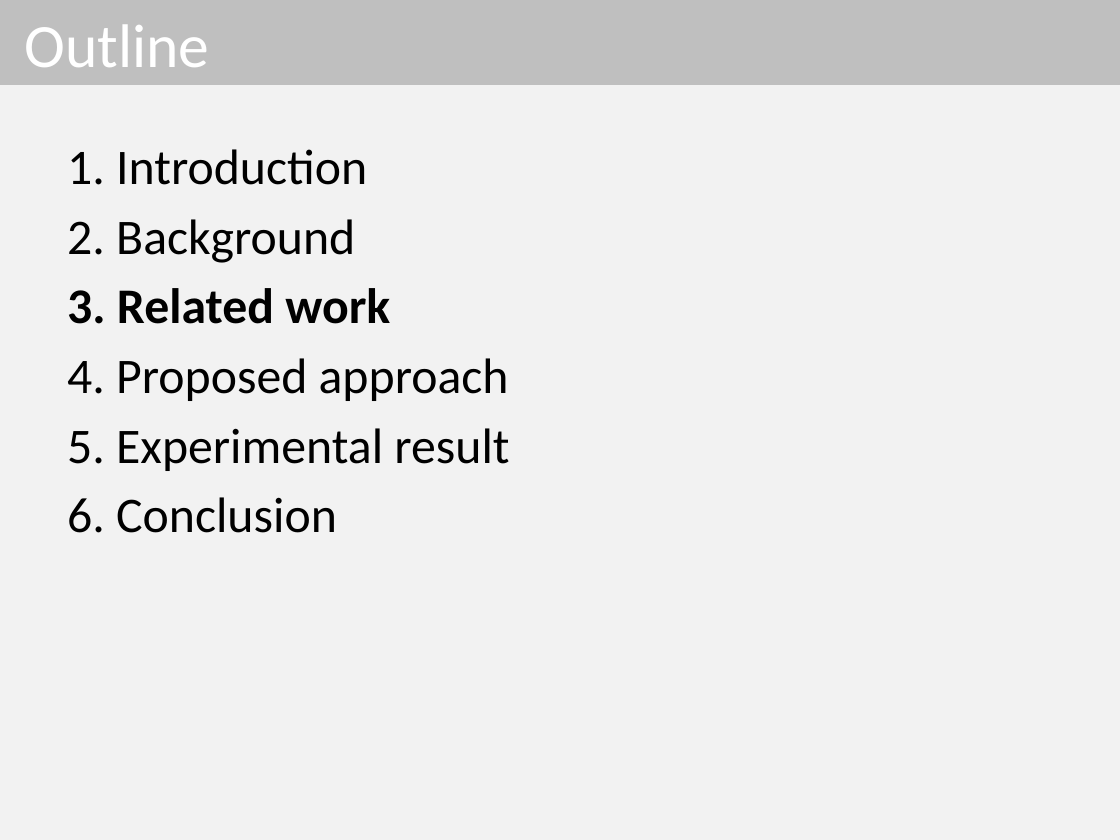
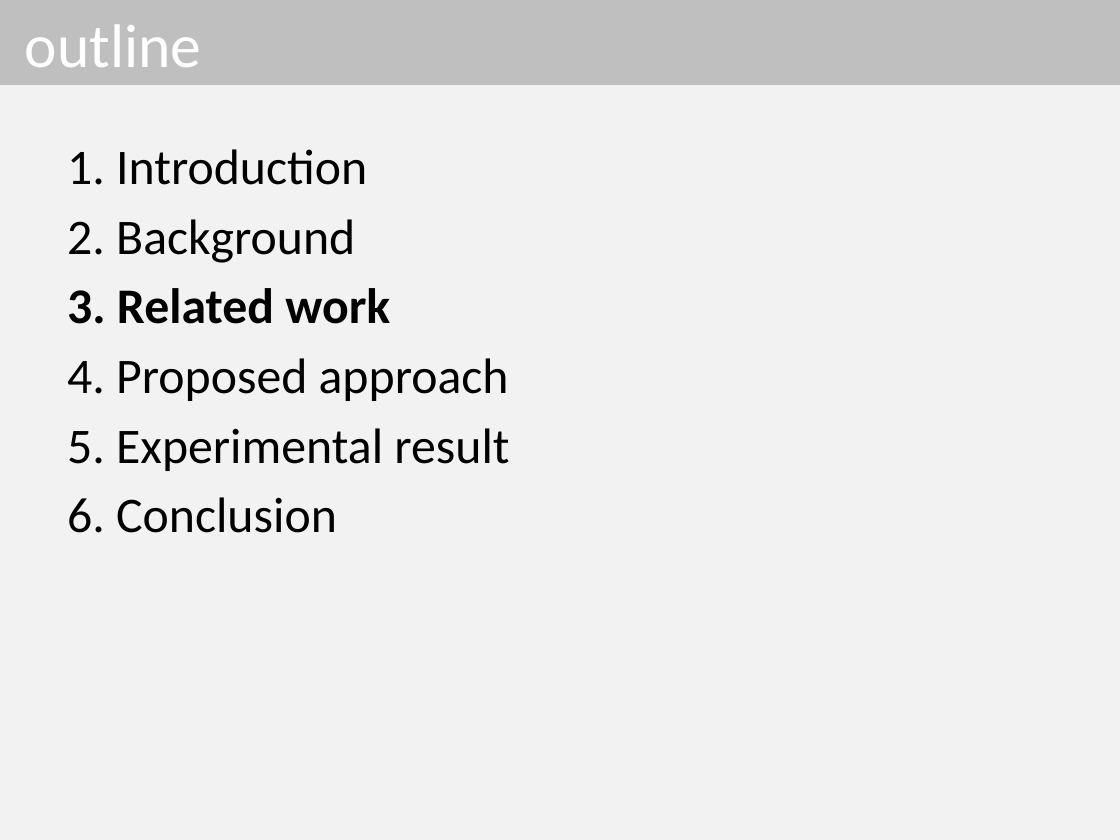
Before and after one commit to dinhngocthi/GAsource, a slide deck: slide 10 of CFT4CUnitSrc/src/report/ACOMP2016_Presentation.pptx. Drawn at 1120x840 pixels with LibreOffice and Linux fonts; fonts in the diff are those of the drawing. Boxes give left, top, right and bottom in pixels: in the first picture for what was removed or moved away, otherwise in the second. Text is boxed around its words. In the diff, an @@ line names an element or a change of style, - is before the commit and + after.

```diff
--- a/CFT4CUnitSrc/src/report/ACOMP2016_Presentation.pptx
+++ b/CFT4CUnitSrc/src/report/ACOMP2016_Presentation.pptx
@@ title at [25, 24, 202, 67]: text changed @@
-Outline
+outline
```
Also in this commit, not shown: 9 other slides changed.
